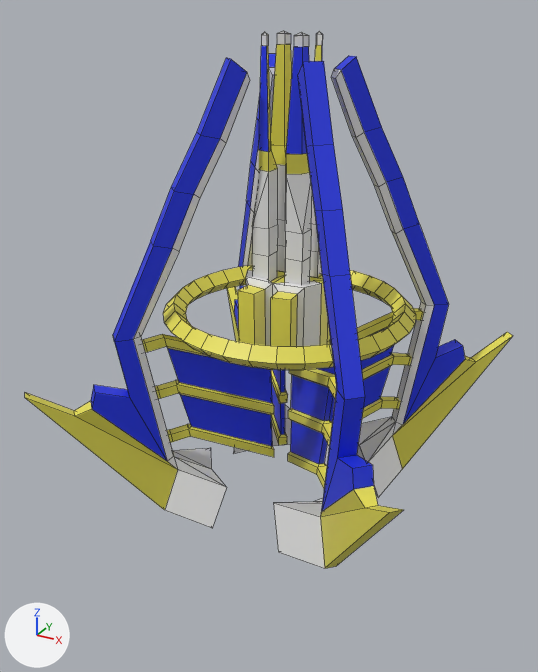
A saved change to the Blender file blender_files/jdeivid/ruina/v2/reiuji_launcher.blend.
Before and after are seen from a camera (50 mm lens) standing at (36.1, -70.3, 51.3) and looking at (-2.6, 0.1, 16.1). Lighting does not change. The marker at lower left points along +X, +Y and +Z. Mesh edges are drawn as thin lines.

The older version as bpy lines, for what is in view:
```python
me_c_rocketlauncher = bpy.data.meshes.new('c_rocketlauncher')
me_c_rocketlauncher.from_pydata(...)  # 203 vertices, 206 faces; spans x -21.4..0.0, y 0.0..21.4, z -5.1..49.3
# faces by material slot: [59, 117, 30]
me_c_rocketlauncher.materials.append(mat_glow_inner_001)  # white #e7e7e7
me_c_rocketlauncher.materials.append(mat_c_frying_pan_gold_001)  # yellow #e7df53
me_c_rocketlauncher.materials.append(mat_blue_001)  # blue #1c33e7
ob_rei_launcher = bpy.data.objects.new('rei_launcher', me_c_rocketlauncher)
ob_rei_launcher.location = (0.0, 0.0, 0.0)
_m = ob_rei_launcher.modifiers.new('Mirror', 'MIRROR')
_m.use_axis = (True, True, False)
```
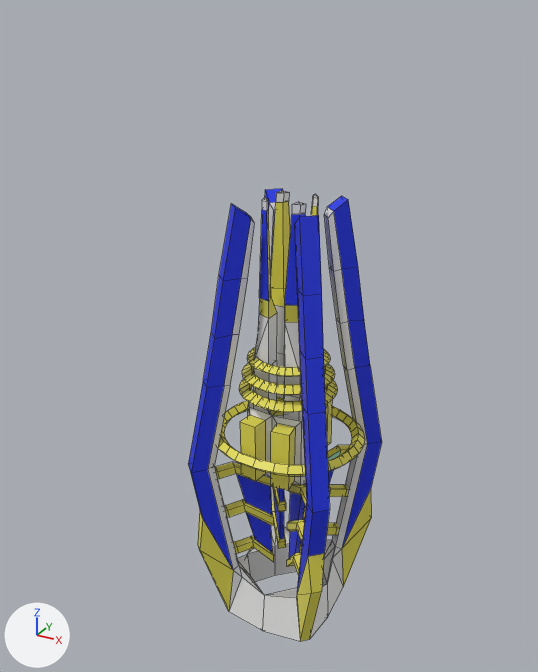
Where the change shows, as pixel boxes [x1, y1, x2, y2] in the pictures (538 x 672 px; the box of a moved part takes in the faces that stretch with it):
```json
{"object": "rei_launcher", "change": "reshaped", "before": [25, 30, 513, 569], "after": [188, 189, 382, 641], "on screen": "60% narrower, 16% shorter"}
{"part": 1, "of": "me_c_rocketlauncher", "change": "moved or reshaped", "before": [238, 30, 330, 346], "after": [240, 190, 332, 490]}
{"part": 2, "of": "me_c_rocketlauncher", "change": "added", "after": [215, 445, 350, 576]}
{"part": 3, "of": "me_c_rocketlauncher", "change": "added", "after": [188, 189, 382, 641]}
{"part": 4, "of": "me_c_rocketlauncher", "change": "added", "after": [217, 401, 364, 476], "on screen": "yellow"}
{"part": 5, "of": "me_c_rocketlauncher", "change": "added", "after": [239, 379, 337, 412], "on screen": "yellow"}
{"part": 6, "of": "me_c_rocketlauncher", "change": "added", "after": [242, 363, 335, 395], "on screen": "yellow"}
{"part": 7, "of": "me_c_rocketlauncher", "change": "added", "after": [247, 348, 330, 376], "on screen": "yellow"}
{"part": 8, "of": "me_c_rocketlauncher", "change": "deleted", "before": [163, 265, 416, 370], "on screen": "yellow"}
{"part": 9, "of": "me_c_rocketlauncher", "change": "deleted", "before": [25, 54, 513, 569]}
```

Edits to the scene script, one JSON object a line:
```json
{"op": "add", "block": "mat_c_rocketlauncher", "code": ["mat_c_rocketlauncher = diffuse_material('c_rocketlauncher')", "mat_c_rocketlauncher.base_color = (0.412, 0.772, 0.538)  # green #ace4c2"]}
{"block": "me_c_rocketlauncher", "where": "# used by ob_rei_launcher; location = (0.0, 0.0, 0.0)"}
{"op": "remove", "block": "me_c_rocketlauncher", "code": "me_c_rocketlauncher.from_pydata(...)  # 203 vertices, 206 faces; spans x -21.4..0.0, y 0.0..21.4, z -5.1..49.3"}
{"op": "add", "block": "me_c_rocketlauncher", "code": "me_c_rocketlauncher.from_pydata(...)  # 278 vertices, 280 faces; spans x -9.4..0.0, y 0.0..9.4, z -23.1..33.1"}
{"block": "me_c_rocketlauncher", "change": "me_c_rocketlauncher part 1: the loose piece of 48 vertices spanning x -4.9..0.0, y 0.0..6.2, z 15.6..49.3 is moved by (0.0, 0.0, -16.2)"}
{"block": "me_c_rocketlauncher", "change": "me_c_rocketlauncher part 2: a new loose piece of 64 vertices spanning x -7.5..-1.0, y 1.0..7.5, z -15.3..0.5"}
{"block": "me_c_rocketlauncher", "change": "me_c_rocketlauncher part 3: a new loose piece of 48 vertices spanning x -9.4..0.0, y 0.0..9.4, z -23.1..32.4"}
{"block": "me_c_rocketlauncher", "change": "me_c_rocketlauncher part 4: a new loose piece of 36 vertices spanning x -9.4..0.0, y 0.0..8.5, z 3.0..4.5, in mat_c_frying_pan_gold_001 (yellow #e7df53)"}
{"block": "me_c_rocketlauncher", "change": "me_c_rocketlauncher part 5: a new loose piece of 27 vertices spanning x -5.8..0.0, y 0.0..5.8, z 9.3..10.7, in mat_c_frying_pan_gold_001 (yellow #e7df53)"}
{"block": "me_c_rocketlauncher", "change": "me_c_rocketlauncher part 6: a new loose piece of 27 vertices spanning x -5.5..0.0, y 0.0..5.5, z 11.4..12.6, in mat_c_frying_pan_gold_001 (yellow #e7df53)"}
{"block": "me_c_rocketlauncher", "change": "me_c_rocketlauncher part 7: a new loose piece of 27 vertices spanning x -4.8..0.0, y 0.0..4.8, z 13.4..14.6, in mat_c_frying_pan_gold_001 (yellow #e7df53)"}
{"block": "me_c_rocketlauncher", "change": "me_c_rocketlauncher part 8: the loose piece of 36 vertices spanning x -14.2..0.0, y 0.0..14.2, z 18.7..21.3 is deleted"}
{"block": "me_c_rocketlauncher", "change": "me_c_rocketlauncher part 9"}
{"block": "me_c_rocketlauncher", "change": "119 vertices are removed from x -21.4..0.0, y 0.0..21.4, z -5.1..46.9"}
{"block": "me_c_rocketlauncher", "change": "123 faces are deleted"}
{"block": "me_c_rocketlauncher", "change": "1 vertex is added at (0.0, 0.0, 3.9)"}
{"op": "add", "block": "me_c_rocketlauncher", "code": "me_c_rocketlauncher.materials.append(mat_c_rocketlauncher)  # green #ace4c2"}
```
